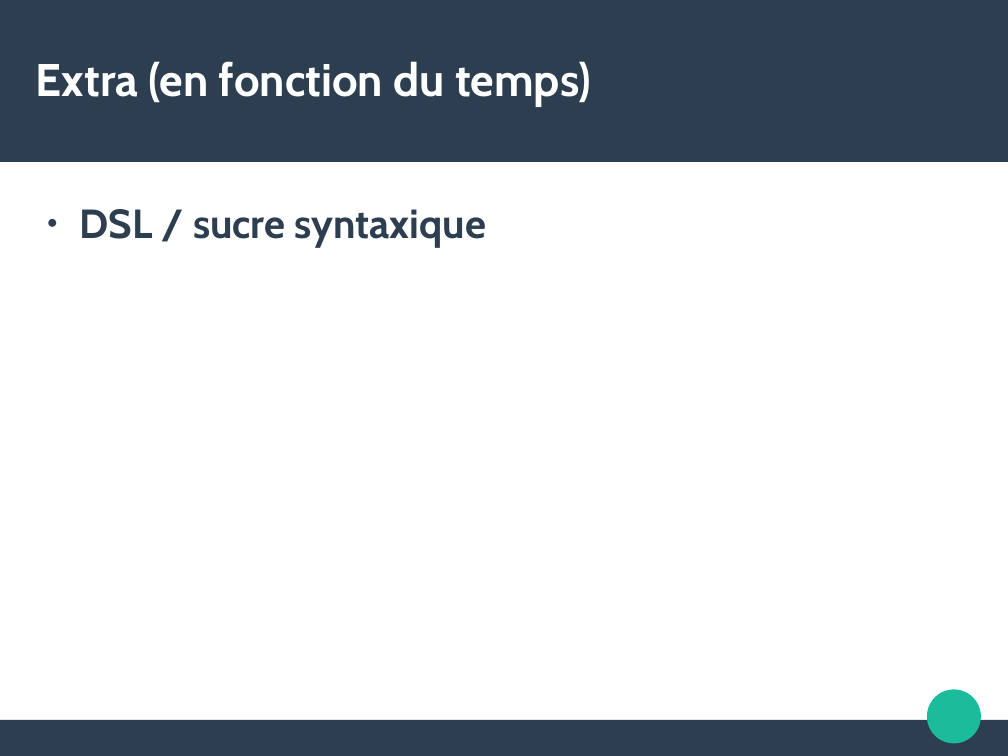
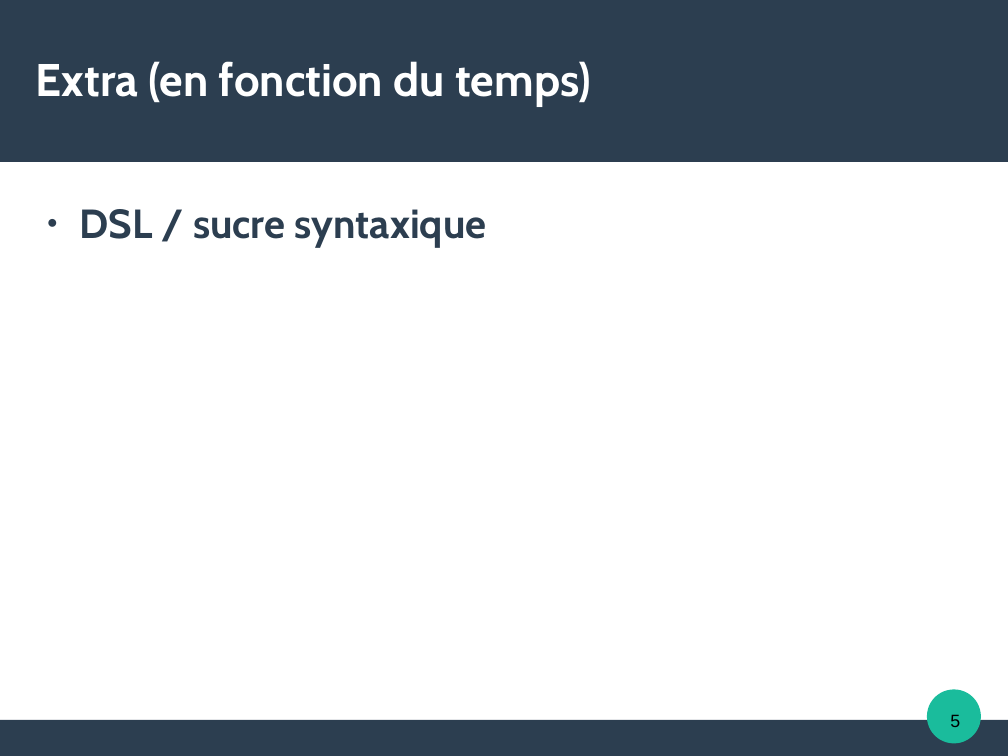
Before and after one commit to Mandarancio/ProofKit, a slide deck: slide 5 of presentation.odp (slide 4 before the commit). Drawn at 1008x756 pixels with LibreOffice and Linux fonts; fonts in the diff are those of the drawing. Boxes give left, top, right and bottom in pixels: in the first picture for what was removed or moved away, otherwise in the second. Text is boxed around its words. In the diff, an @@ line names an element or a change of style, - is before the commit and + after.

```diff
--- a/presentation.odp
+++ b/presentation.odp
@@ text added at (x1=950, y1=714, x2=960, y2=727), 14 pt, text #000000 @@
+5
```
Also in this commit, not shown: 3 other slides changed, 1 slide added.
